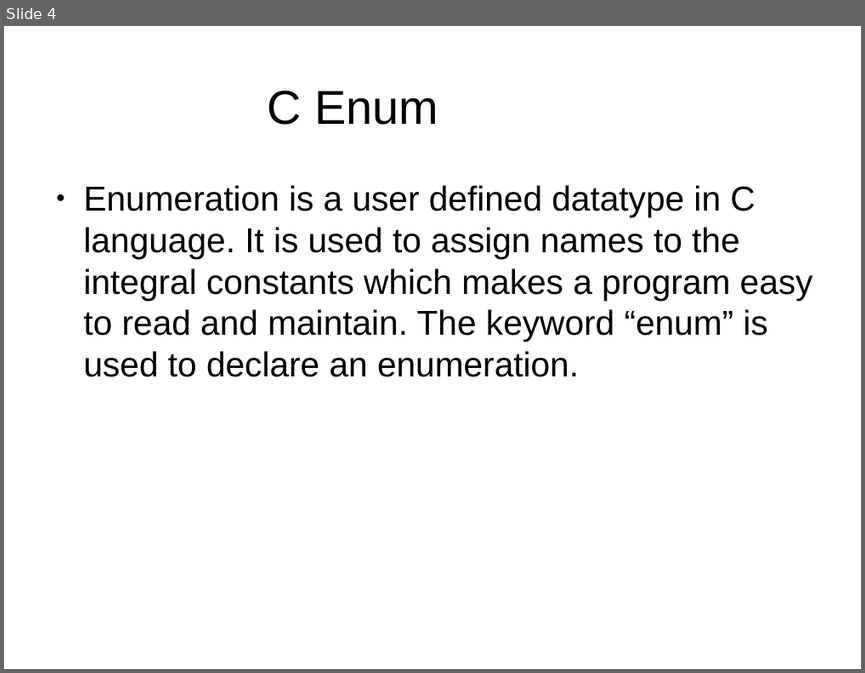
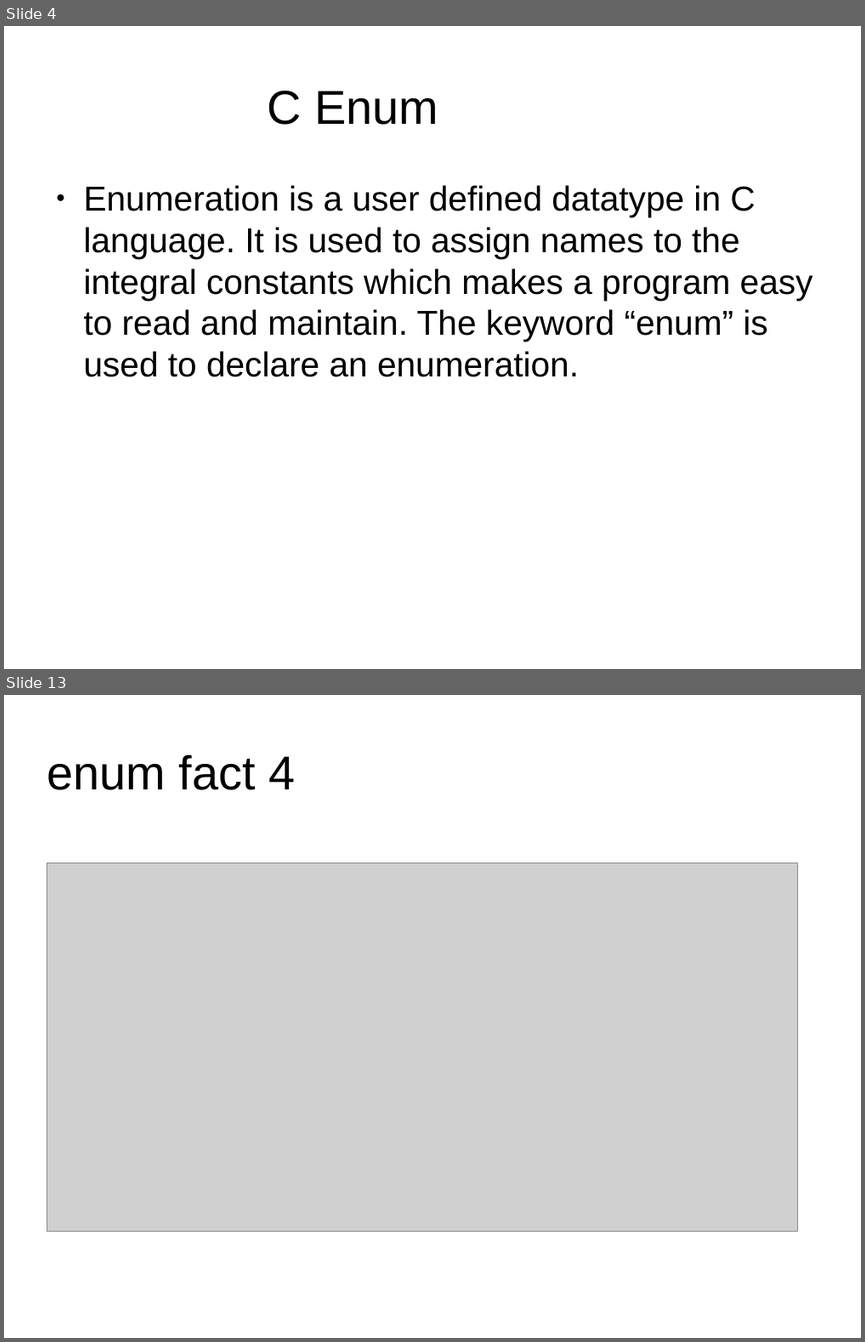
Before and after one commit to MandeepSinghey/c_online_learnings, a slide deck: c_c++_learnings.pptx. Shown one above the other, each under a label of ours: slide 4 before the commit, slides 4 and 13 after it; the slides between them are not shown. The pictures are 865x673 and 865x1342 pixels, drawn with LibreOffice and Linux fonts; fonts in the diff are those of the drawing; grey boxes stand for pictures; background and template pictures are left out. Boxes give left, top, right and bottom in pixels: in the first picture for what was removed or moved away, otherwise in the second. Text is boxed around its words. In the diff, an @@ line names an element or a change of style, - is before the commit and + after.

Commit message:
Added enum documentation and enum complete

```diff
--- a/c_c++_learnings.pptx
+++ b/c_c++_learnings.pptx
@@ slide 13 added at <box>4,695,861,1338</box>, background picture (left out) @@
@@ title added at <box>46,755,295,790</box>, 44 pt, text #000000 @@
+enum fact 4
@@ picture added at <box>46,863,798,1231</box> @@
```
Also in this commit, not shown: 1 slide changed, 9 other slides added.
